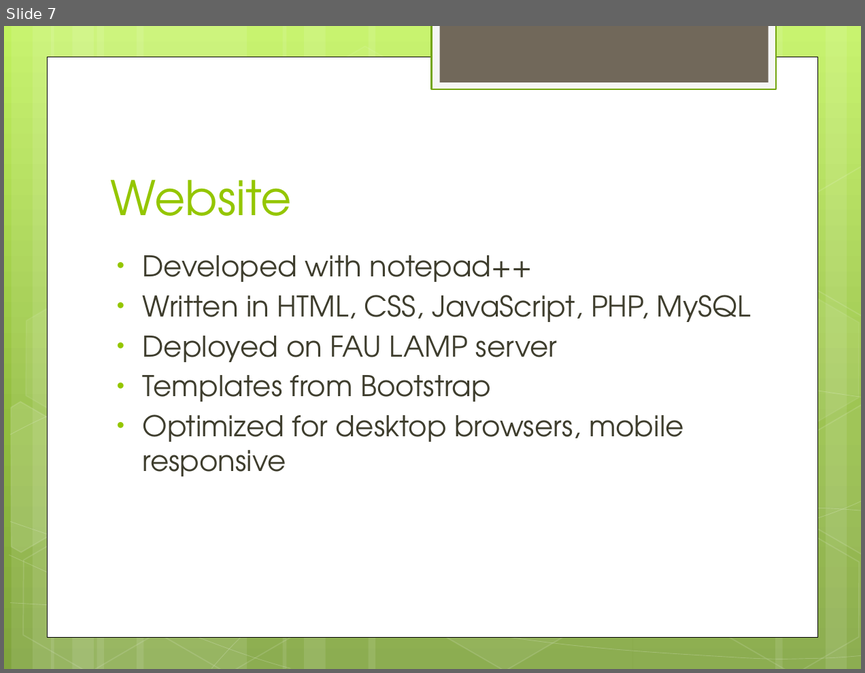
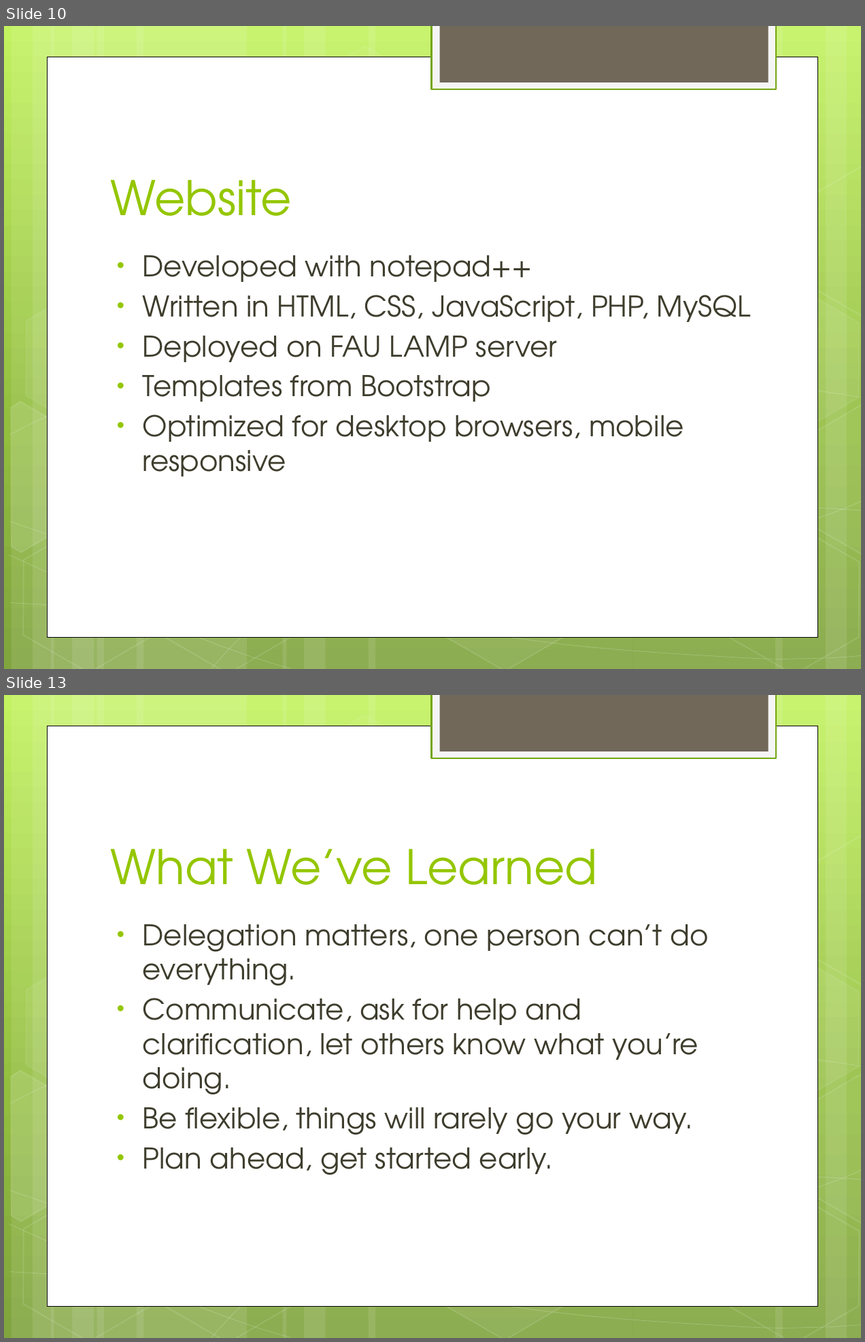
Before and after one commit to Ninjinkai/Couch-Level-Project, a slide deck: Final_Presentation.pptx. Shown one above the other, each under a label of ours: slide 7 before the commit, slides 10 and 13 after it; the slides between them are not shown. The pictures are 865x673 and 865x1342 pixels, drawn with LibreOffice and Linux fonts; fonts in the diff are those of the drawing. Boxes give left, top, right and bottom in pixels: in the first picture for what was removed or moved away, otherwise in the second. Text is boxed around its words. In the diff, an @@ line names an element or a change of style, - is before the commit and + after.

Commit message:
Presentation and plan.

```diff
--- a/Final_Presentation.pptx
+++ b/Final_Presentation.pptx
@@ slide 13 added at (x1=4, y1=695, x2=861, y2=1338), background gradient #C3F35F to #93BF3F to #81A53E; not listed: 31 template elements that a slide beside it also shows @@
@@ title added at (x1=110, y1=849, x2=597, y2=885), 40 pt, text #94C600 @@
+What We’ve Learned
@@ text added at (x1=143, y1=924, x2=708, y2=1174), 24 pt, text #3E3D2D @@
+• Delegation matters, one person can’t do everything.
+• Communicate, ask for help and clarification, let others know what you’re doing.
+• Be flexible, things will rarely go your way.
+• Plan ahead, get started early.
@@ what was slide 7 is now slide 10 @@
```
Also in this commit, not shown: 6 slides changed, 5 other slides added, 1 other file.
